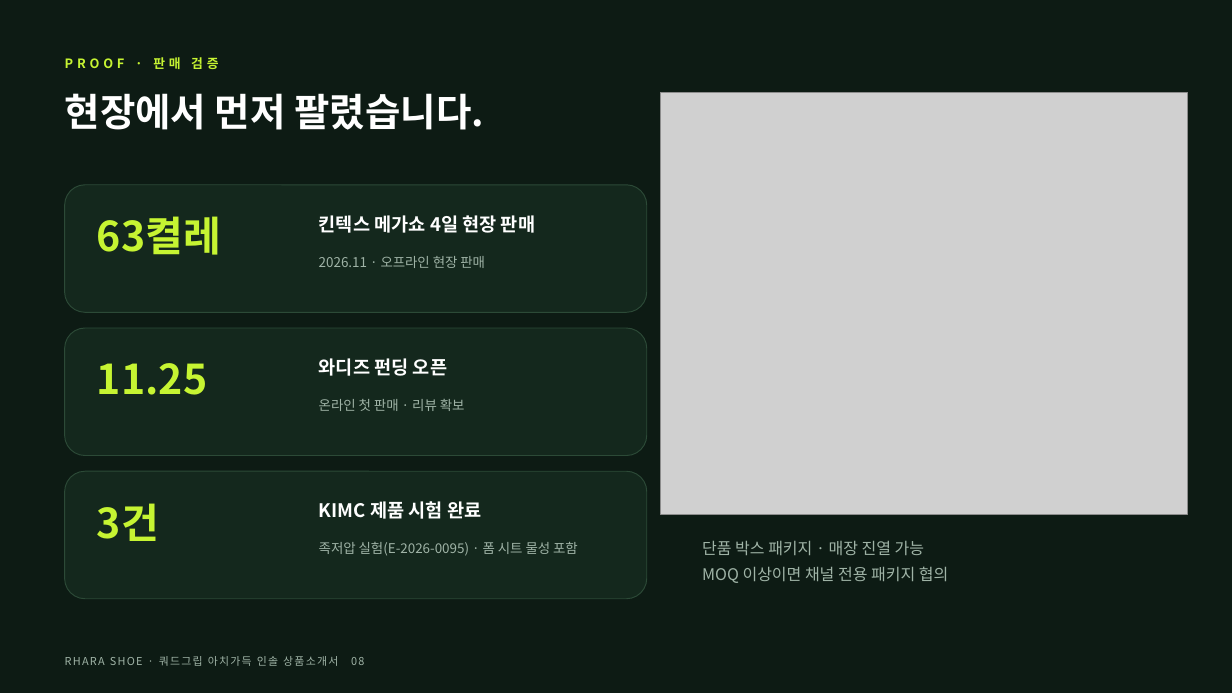
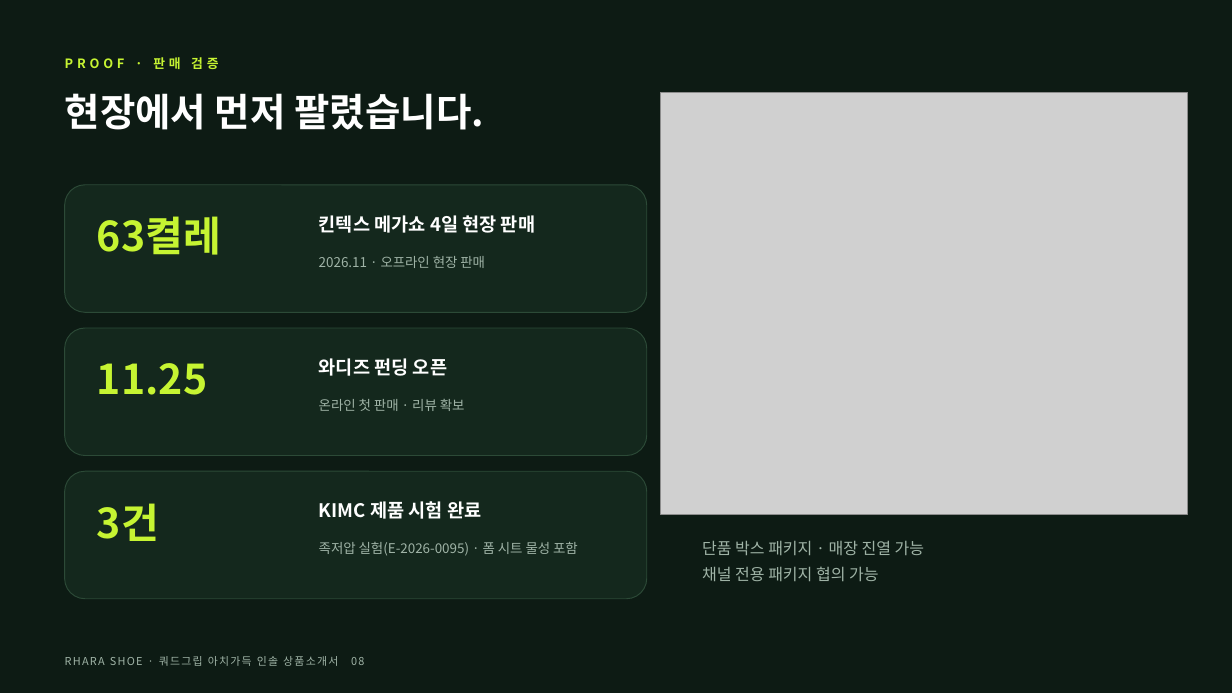
Before and after one commit to ydcompany89/harness-system, a slide deck: slide 8 of launch/rs/sales/insole-deck/RHARA_SHOE_아치가득인솔_상품소개서.pptx. Drawn at 1232x693 pixels with LibreOffice and Linux fonts; fonts in the diff are those of the drawing; grey boxes stand for pictures. Boxes give left, top, right and bottom in pixels: in the first picture for what was removed or moved away, otherwise in the second. Text is boxed around its words. In the diff, an @@ line names an element or a change of style, - is before the commit and + after.

```diff
--- a/launch/rs/sales/insole-deck/RHARA_SHOE_아치가득인솔_상품소개서.pptx
+++ b/launch/rs/sales/insole-deck/RHARA_SHOE_아치가득인솔_상품소개서.pptx
@@ text at (x1=702, y1=566, x2=878, y2=581): text changed @@
-MOQ 이상이면 채널 전용 패키지 협의
+채널 전용 패키지 협의 가능
```
Also in this commit, not shown: 1 other slide changed, 4 other files.
